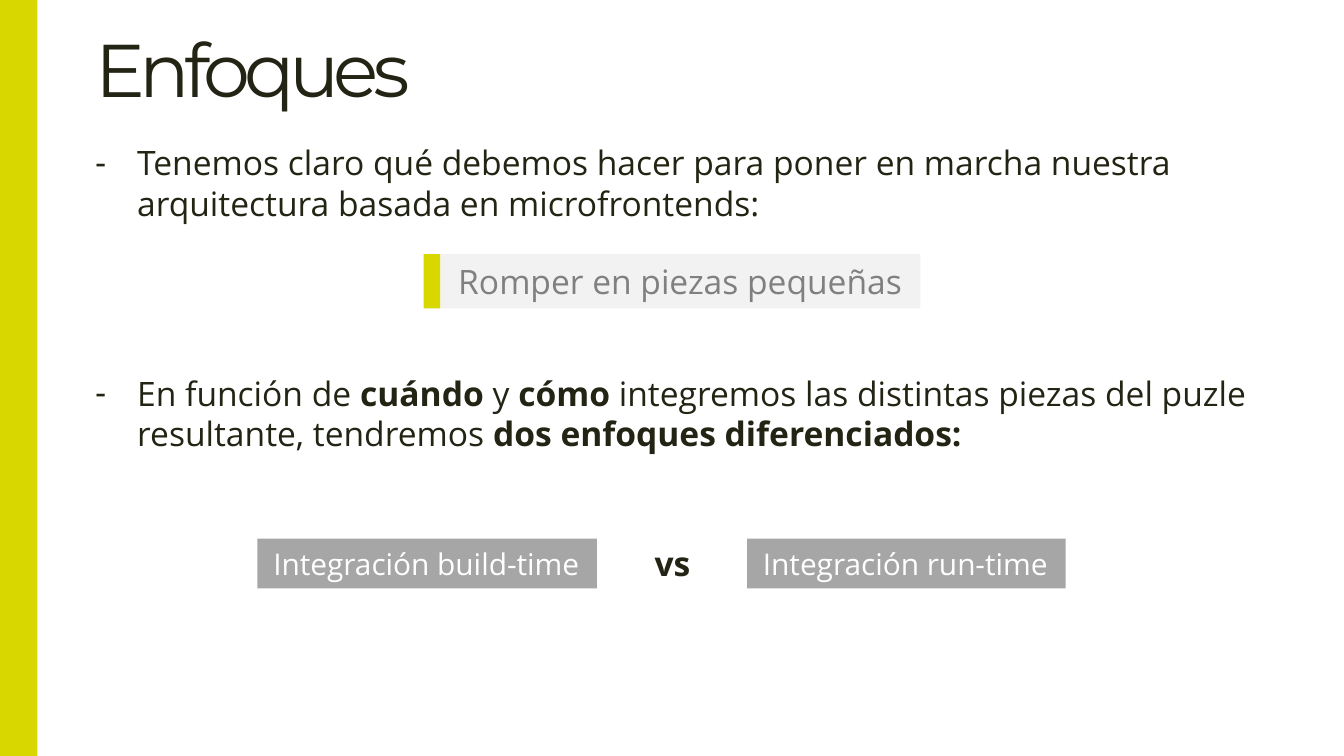
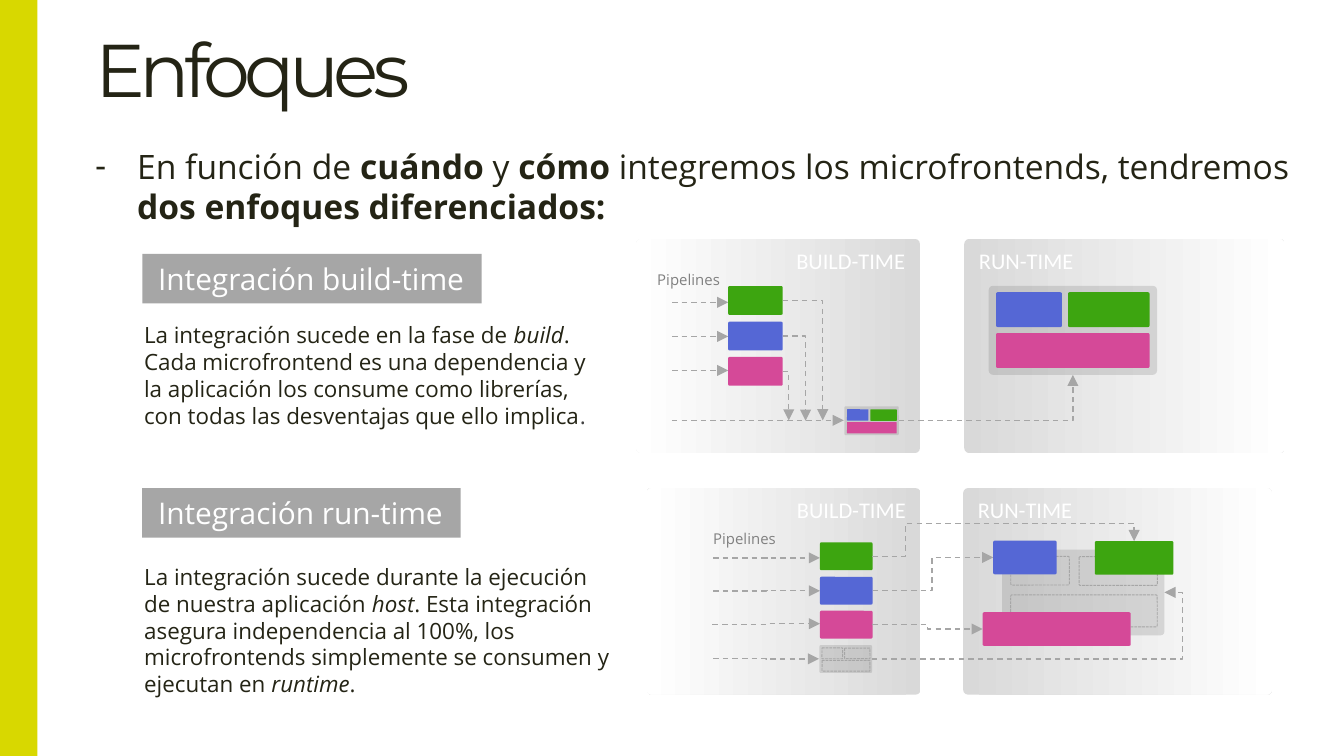
Before and after one commit to Lemoncode/master-frontend-lemoncode, a slide deck: slide 12 of 04-frameworks/16-microfrontends/00-teoría/00-introducción-a-microfrontends.pptx (slide 7 before the commit). Drawn at 1344x756 pixels with LibreOffice and Linux fonts; fonts in the diff are those of the drawing. Boxes give left, top, right and bottom in pixels: in the first picture for what was removed or moved away, otherwise in the second. Text is boxed around its words. In the diff, an @@ line names an element or a change of style, - is before the commit and + after.

```diff
--- a/04-frameworks/16-microfrontends/00-teoría/00-introducción-a-microfrontends.pptx
+++ b/04-frameworks/16-microfrontends/00-teoría/00-introducción-a-microfrontends.pptx
@@ text removed at (137, 149, 1171, 224) @@
-– Tenemos claro qué debemos hacer para poner en marcha nuestra arquitectura basada en microfrontends:
@@ text at (137, 153, 1289, 227): text changed @@
-– En función de cuándo y cómo integremos las distintas piezas del puzle resultante, tendremos dos enfoques diferenciados:
+– En función de cuándo y cómo integremos los microfrontends, tendremos dos enfoques diferenciados:
@@ rectangle "Integración build-time": place and size @@
-rectangle "Integración build-time" at (258, 539, 598, 589)
+rectangle "Integración build-time" at (142, 254, 482, 304)
@@ rectangle removed at (423, 254, 439, 308) @@
@@ rectangle removed at (439, 254, 919, 308) @@
-Romper en piezas pequeñas
@@ text "vs" rewrapped from (655, 557, 691, 577) to (664, 274, 700, 289) @@
@@ text added at (144, 326, 585, 429), 12 pt, text #242415 @@
+La integración sucede en la fase de build. Cada microfrontend es una dependencia y la aplicación los consume como librerías, con todas las desventajas que ello implica.
@@ group added at (636, 239, 1284, 453): 13 rounded rectangles, 8 elbow arrows, 1 text @@
+BUILD-TIME
+RUN-TIME
+Pipelines
@@ rectangle "Integración run-time": place and size @@
-rectangle "Integración run-time" at (747, 539, 1066, 589)
+rectangle "Integración run-time" at (142, 488, 461, 538)
@@ text added at (144, 568, 609, 698), 12 pt, text #242415 @@
+La integración sucede durante la ejecución de nuestra aplicación host. Esta integración asegura independencia al 100%, los microfrontends simplemente se consumen y ejecutan en runtime.
@@ group added at (646, 488, 1273, 695): 16 rounded rectangles, 8 elbow arrows, 1 text @@
+BUILD-TIME
+RUN-TIME
+Pipelines
```
Also in this commit, not shown: 6 other slides changed, 3 slides added, 6 slides removed.
